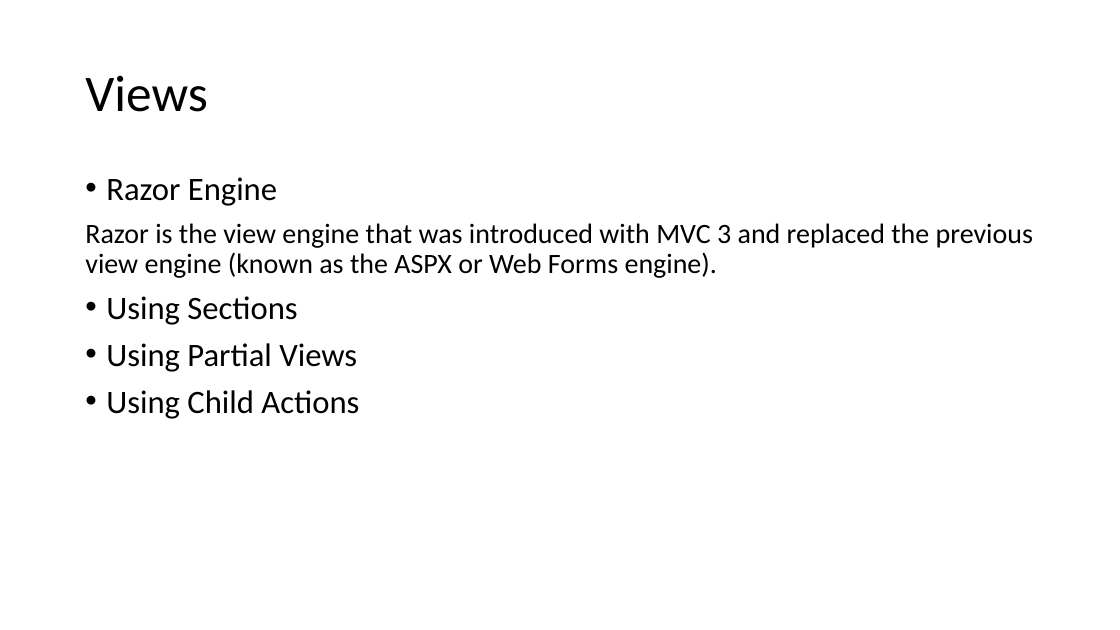
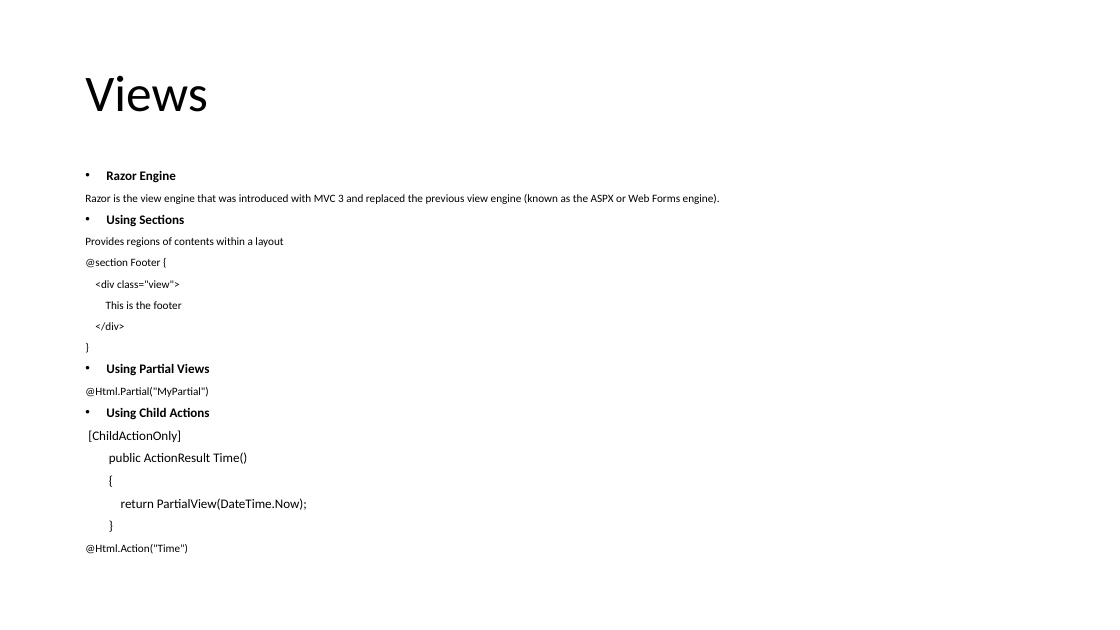
Before and after one commit to songb2/ASPNETMVCDemo, a slide deck: slide 17 of BasicMVCNorthwind/Asp.Net MVC Tech Talk.pptx. Drawn at 1120x630 pixels with LibreOffice and Linux fonts; fonts in the diff are those of the drawing. Boxes give left, top, right and bottom in pixels: in the first picture for what was removed or moved away, otherwise in the second. Text is boxed around its words. In the diff, an @@ line names an element or a change of style, - is before the commit and + after.

```diff
--- a/BasicMVCNorthwind/Asp.Net MVC Tech Talk.pptx
+++ b/BasicMVCNorthwind/Asp.Net MVC Tech Talk.pptx
@@ text at (x1=85, y1=171, x2=720, y2=420): size 28 to 11.2 pt, bold on in "Razor Engine", "Using Sections", "Using Partial Views", "Using Child Actions"; size 24 to 9.6 pt in "Razor is the view engine that was ..."; line spacing 0.9 to 0.7 @@
@@ text at (x1=85, y1=237, x2=283, y2=331): paragraphs added @@
+Provides regions of contents within a layout
+@section Footer {
+<div class="view">
+This is the footer
+</div>
+}
@@ text at (x1=85, y1=387, x2=208, y2=397): paragraph added @@
+@Html.Partial("MyPartial")
@@ text at (x1=85, y1=430, x2=307, y2=554): paragraphs added @@
+[ChildActionOnly]
+public ActionResult Time()
+{
+return PartialView(DateTime.Now);
+}
+@Html.Action("Time")
```
Also in this commit, not shown: 1 other slide changed, 3 slides added, 1 slide removed, 12 other files.
